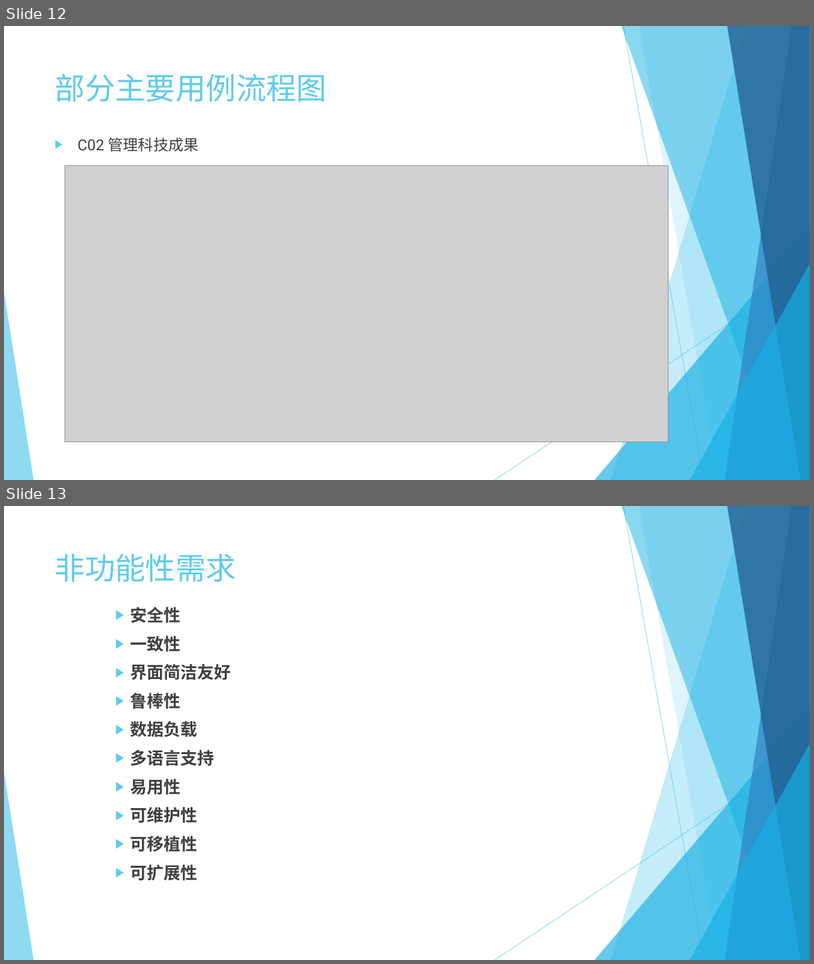
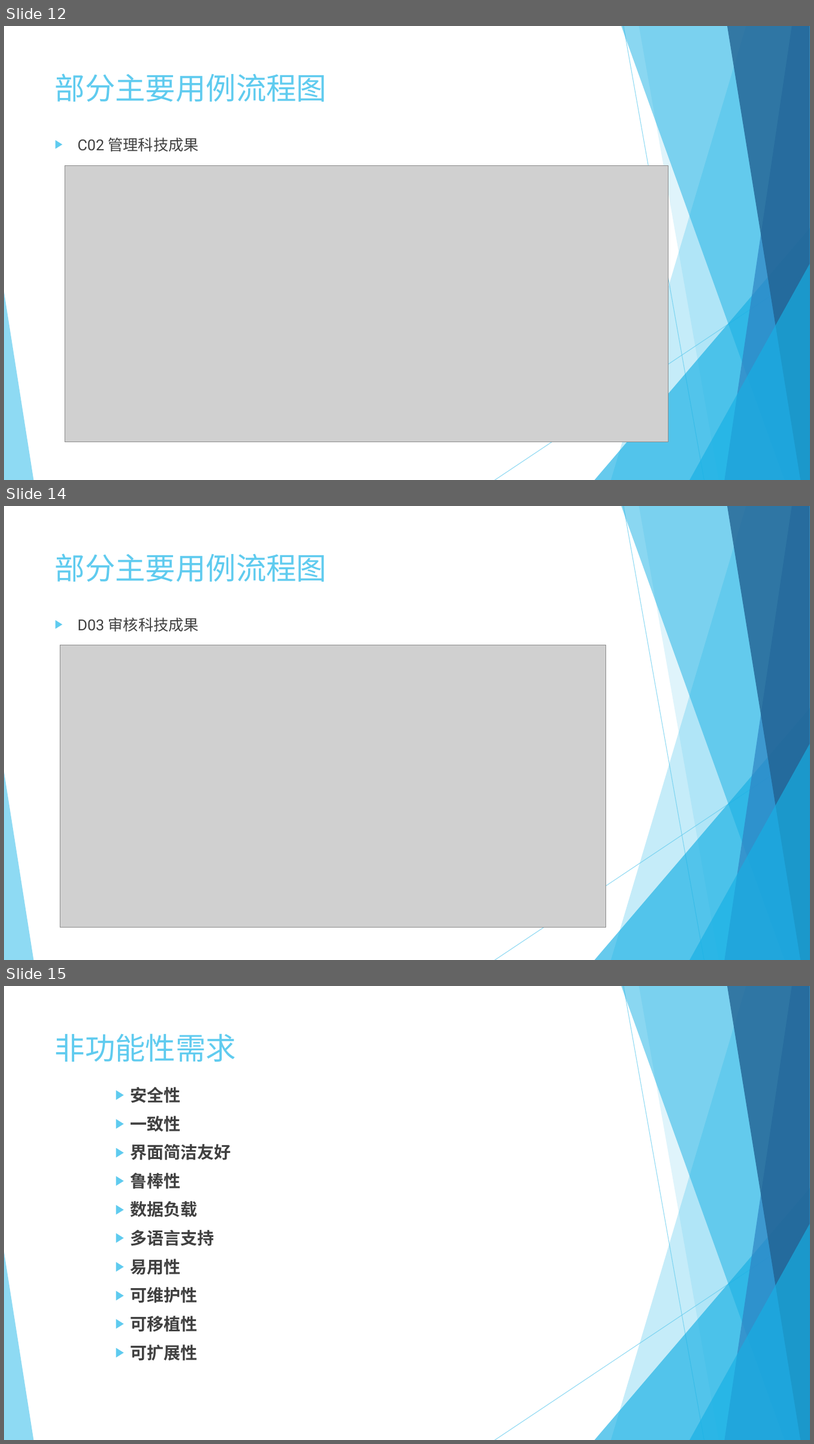
Before and after one commit to buaatechshare/requirement-investigation, a slide deck: usecases/用户需求建模.pptx. Shown one above the other, each under a label of ours: slides 12 and 13 before the commit, slides 12, 14 and 15 after it; the slides between them are not shown. The pictures are 814x964 and 814x1444 pixels, drawn with LibreOffice and Linux fonts; fonts in the diff are those of the drawing; grey boxes stand for pictures. Boxes give left, top, right and bottom in pixels: in the first picture for what was removed or moved away, otherwise in the second. Text is boxed around its words. In the diff, an @@ line names an element or a change of style, - is before the commit and + after.

```diff
--- a/usecases/用户需求建模.pptx
+++ b/usecases/用户需求建模.pptx
@@ slide 14 added at <box>4,506,810,960</box>, background #FFFFFF; not listed: 10 template elements that a slide beside it also shows @@
@@ title added at <box>55,553,327,582</box>, 36 pt, text #5FCBEF @@
+部分主要用例流程图
@@ text added at <box>78,617,199,631</box>, 18 pt, text #404040 @@
+▶ D03 审核科技成果
@@ picture added at <box>60,645,606,927</box> @@
@@ what was slide 13 is now slide 15 @@
```
Also in this commit, not shown: 1 slide changed, 1 other slide added, 3 other files.
